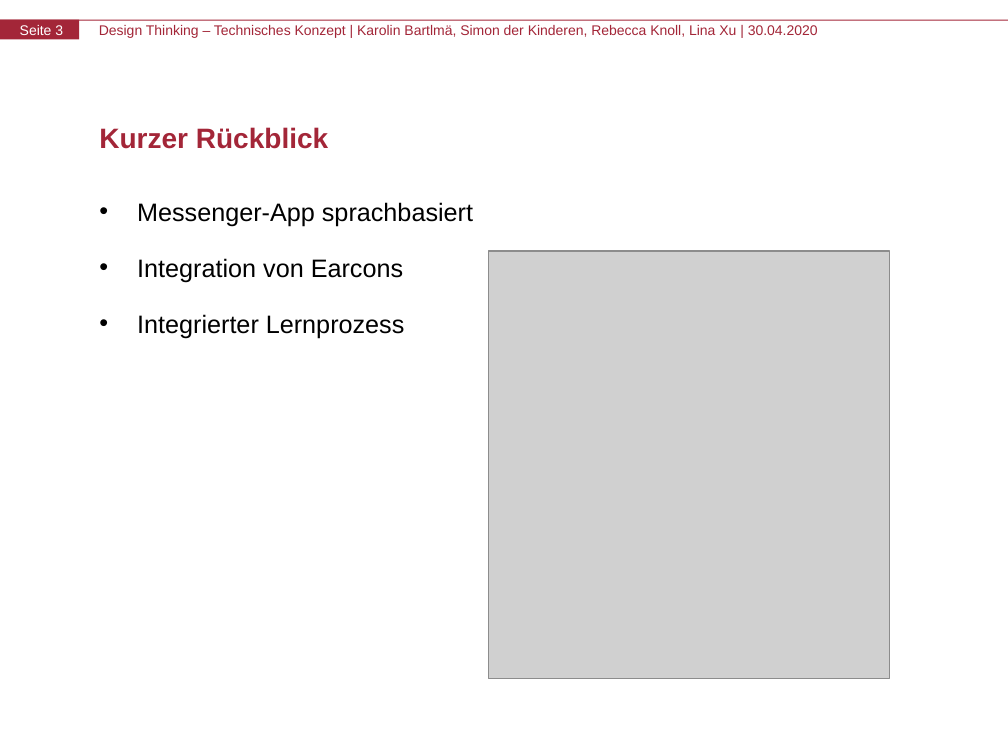
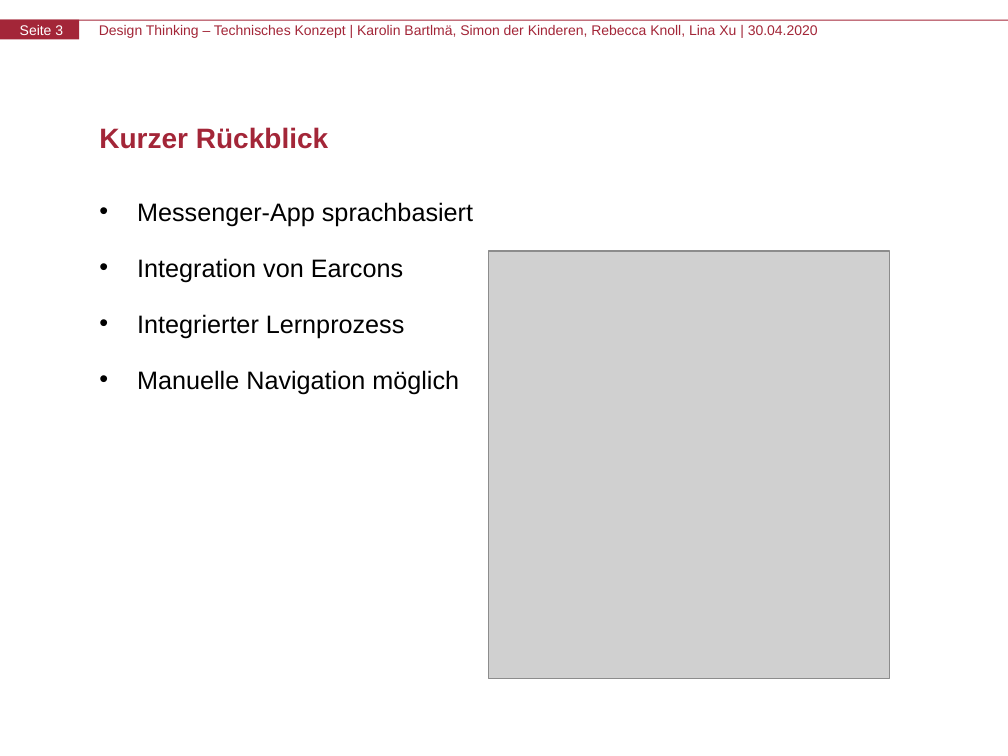
Before and after one commit to aai38/audioMessenger, a slide deck: slide 3 of Präsentation/Zwischenpräsentation_TechnischesKonzept.pptx. Drawn at 1008x756 pixels with LibreOffice and Linux fonts; fonts in the diff are those of the drawing; grey boxes stand for pictures. Boxes give left, top, right and bottom in pixels: in the first picture for what was removed or moved away, otherwise in the second. Text is boxed around its words. In the diff, an @@ line names an element or a change of style, - is before the commit and + after.

```diff
--- a/Präsentation/Zwischenpräsentation_TechnischesKonzept.pptx
+++ b/Präsentation/Zwischenpräsentation_TechnischesKonzept.pptx
@@ text at [137,370,459,395]: paragraph added @@
+• Manuelle Navigation möglich
```
Also in this commit, not shown: 3 other slides changed.
